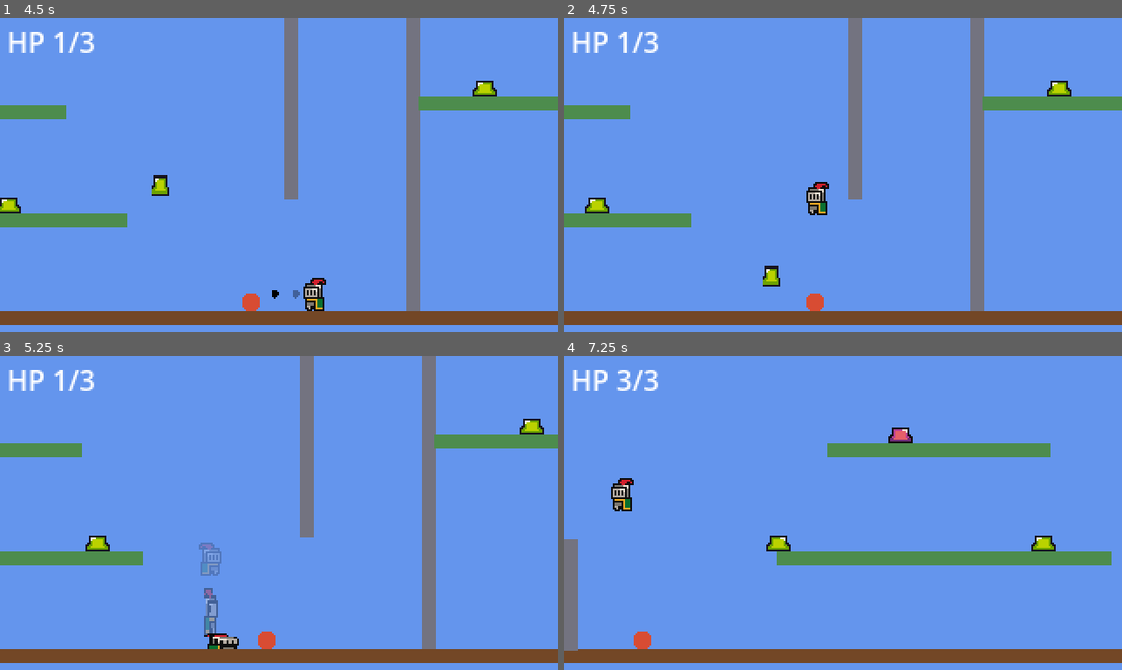
Above: before the commit, frames 1-4 (two rows, left to right).
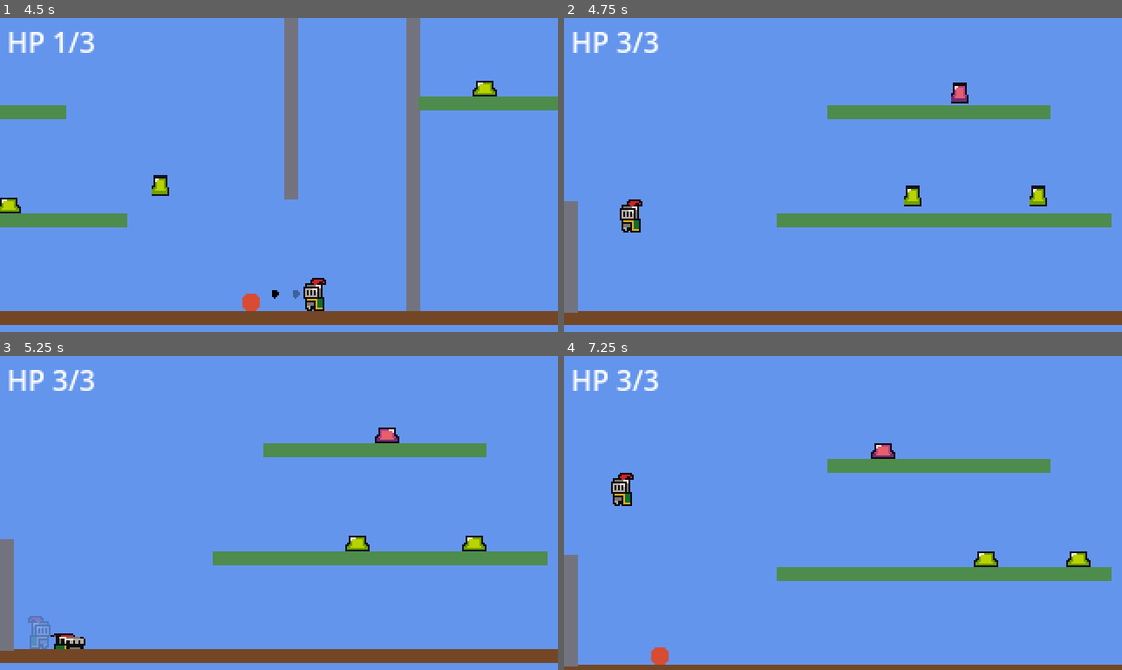
Above: after the commit, the same moments.

Repository: SolutionsByCarson/ScratchPad
Game: Godot game, scene res://scenes/main.tscn
The game is run twice, just before and just after one commit, with the same random seed, the same clock (stepped at 60 frames per second) and the same inputs.
Inputs:
- Up to frame 1 (4.5 s): hold D (move_right) 0.53-2.03 s; tap Shift (dash) at 0.6, 3.6 s; tap Space (jump) at 0.77, 1.52, 3.02, 3.77 s; tap J (shoot) at 1.35, 4.35 s; hold A (move_left) 2.03-2.78 s; tap S (slam) at 2.1 s; hold D (move_right) 2.78-4.28 s; tap K (throw) at 2.85 s; hold A (move_left) from 4.28 s (still down)
- Up to frame 2 (4.75 s): keep holding A (move_left); tap Space (jump) at 4.52 s
- Up to frame 3 (5.25 s): release A (move_left) at 5.03 s; hold D (move_right) from 5.03 s (still down); tap S (slam) at 5.1 s
- Up to frame 4 (7.25 s): release D (move_right) at 5.78 s; hold A (move_left) from 5.78 s (still down); tap K (throw) at 5.85 s; tap Space (jump) at 6.02, 6.77 s; tap Shift (dash) at 6.6 s

Frame 1 is identical in both runs. In frame 2, 13% of the frame differs, in the area x 0-100%, y 0-94%; in frame 3, 14%; in frame 4, 16%, in the area x 0-100%, y 22-100%.

Commit message:
Grenade: shoot it to detonate; visualize AOE with a particle cloud
Fruit detonation: per-frame check for "fruit" group nodes within
CONTACT_RADIUS+3px (matches enemy/player contact pattern). Shooting a
grenade with the fruit projectile now blows it up — the fruit
despawns on its own via its body_entered when it hits the grenade's
CharacterBody2D.

AOE visualization: _spawn_explosion_cloud spawns CLOUD_BALL_COUNT (16)
small orange Polygon2D circles at uniformly random points within
EXPLOSION_RADIUS (sqrt(randf()) for even area distribution). Each
balls scales 0.3 -> 1.3 and fades alpha -> 0 over CLOUD_DURATION
(0.45s) in parallel, then queue_frees. Parented to the grenade's
parent so they outlive the grenade's own queue_free. z_index 5 keeps
them on top. Makes the damage radius clearly visible on every
detonation.

Co-Authored-By: Claude Opus 4.7 (1M context) <noreply@anthropic.com>

Diff:
--- a/scripts/grenade.gd
+++ b/scripts/grenade.gd
@@ -13,6 +13,11 @@
 const ARM_TIME := 0.15
 const TRAIL_INTERVAL := 0.04
 const TRAIL_DURATION := 0.28
+
+const CLOUD_BALL_COUNT := 16
+const CLOUD_BALL_RADIUS := 3.0
+const CLOUD_DURATION := 0.45
+const CLOUD_COLOR := Color(1.0, 0.6, 0.15, 1.0)
 
 var direction: float = 1.0
 var _trail_timer := 0.0
@@ -49,6 +54,11 @@
 			_explode()
 			return
 
+	for f in get_tree().get_nodes_in_group("fruit"):
+		if f is Node2D and global_position.distance_to((f as Node2D).global_position) <= CONTACT_RADIUS + 3.0:
+			_explode()
+			return
+
 	_trail_timer -= delta
 	if _trail_timer <= 0.0:
 		_spawn_trail()
@@ -64,6 +74,7 @@
 		return
 	_exploded = true
 	Audio.play_sfx("explosion")
+	_spawn_explosion_cloud()
 	for enemy in get_tree().get_nodes_in_group("enemy"):
 		if enemy is Node2D:
 			var e: Node2D = enemy
@@ -79,6 +90,36 @@
 	queue_free()
 
 
+func _circle_polygon(r: float) -> PackedVector2Array:
+	var pts: PackedVector2Array = []
+	for i in range(10):
+		var a: float = TAU * float(i) / 10.0
+		pts.append(Vector2(cos(a), sin(a)) * r)
+	return pts
+
+
+func _spawn_explosion_cloud() -> void:
+	var parent := get_parent()
+	if parent == null:
+		return
+	var poly_pts: PackedVector2Array = _circle_polygon(CLOUD_BALL_RADIUS)
+	var center: Vector2 = global_position
+	for i in range(CLOUD_BALL_COUNT):
+		var ball := Polygon2D.new()
+		ball.polygon = poly_pts
+		ball.color = CLOUD_COLOR
+		ball.z_index = 5
+		ball.scale = Vector2(0.3, 0.3)
+		parent.add_child(ball)
+		var ang: float = randf() * TAU
+		var dist: float = sqrt(randf()) * EXPLOSION_RADIUS
+		ball.global_position = center + Vector2(cos(ang), sin(ang)) * dist
+		var tween := ball.create_tween().set_parallel(true)
+		tween.tween_property(ball, "scale", Vector2(1.3, 1.3), CLOUD_DURATION)
+		tween.tween_property(ball, "modulate:a", 0.0, CLOUD_DURATION)
+		tween.chain().tween_callback(ball.queue_free)
+
+
 func _spawn_trail() -> void:
 	var src: Polygon2D = get_node_or_null("Visual") as Polygon2D
 	if src == null:
